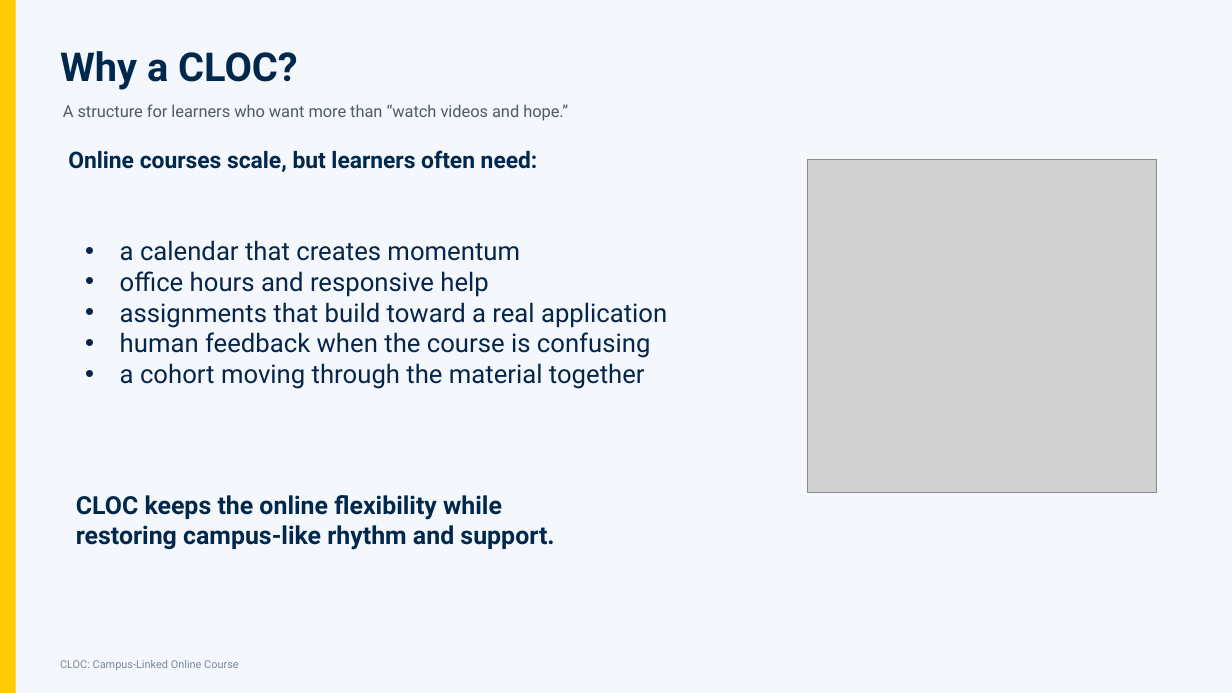
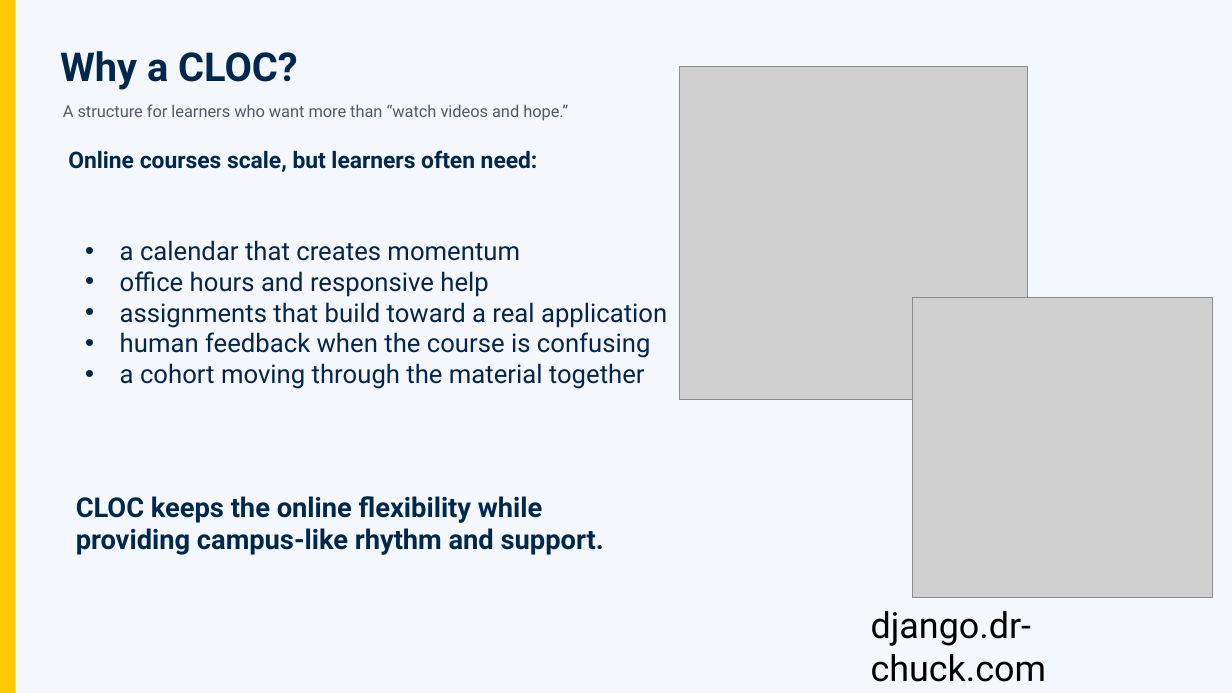
Before and after one commit to csev/dj4e, a slide deck: slide 2 of ali/Building_Web_Applications_Django_CLOC_Open_Course.pptx. Drawn at 1232x693 pixels with LibreOffice and Linux fonts; fonts in the diff are those of the drawing; grey boxes stand for pictures. Boxes give left, top, right and bottom in pixels: in the first picture for what was removed or moved away, otherwise in the second. Text is boxed around its words. In the diff, an @@ line names an element or a change of style, - is before the commit and + after.

```diff
--- a/ali/Building_Web_Applications_Django_CLOC_Open_Course.pptx
+++ b/ali/Building_Web_Applications_Django_CLOC_Open_Course.pptx
@@ picture: place and size @@
-picture at [808,160,1156,494]
+picture at [679,66,1028,399]
@@ picture added at [913,298,1214,598] @@
@@ text at [76,496,604,555]: text changed; size 19.4 to 21.2 pt @@
-CLOC keeps the online flexibility while restoring campus-like rhythm and support.
+CLOC keeps the online flexibility while providing campus-like rhythm and support.
@@ text added at [871,611,1046,682], 28 pt, text #000000 @@
+django.dr-chuck.com
@@ text removed at [60,660,238,670] @@
-CLOC: Campus-Linked Online Course
```
Also in this commit, not shown: 9 other slides changed, 1 slide added, 2 slides removed, 2 other files.
